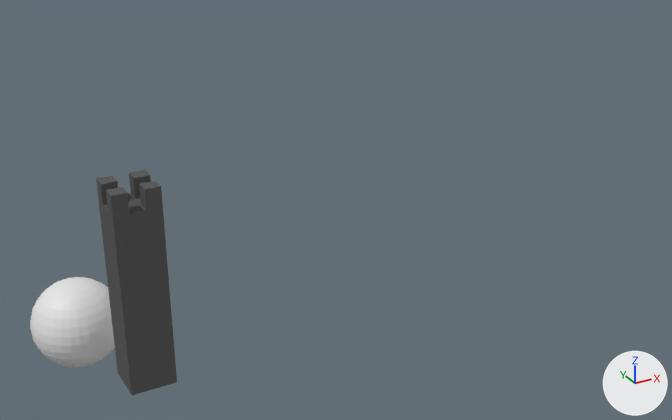
Renders of the Blender file Procedural-Generation/Assets/Blender/Buildings.blend from each side of a commit.
Both versions are drawn from a 50 mm camera at (-4.45, -16.26, 11.0) aimed at (4.79, 0.55, 2.59). Lighting does not change. The marker at lower right points along +X, +Y and +Z.

In view in the first picture: 'Sphere', 'Wall'.
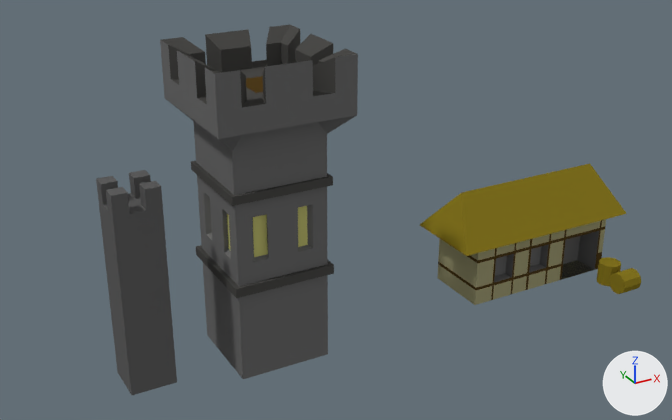
The newer file is also turned or shifted as a whole; pictures and numbers use the older file's frame.

Diff of the bpy script that builds the scene:
```diff
--- a/Procedural-Generation/Assets/Blender/Buildings.blend.py
+++ b/Procedural-Generation/Assets/Blender/Buildings.blend.py
@@ mat_window @@
+mat_window = diffuse_material('Window')
+mat_window.base_color = (0.56, 0.546, 0.178)  # yellow #c5c375
@@ mat_keepmain @@
+mat_keepmain = diffuse_material('KeepMain')
+mat_keepmain.base_color = (0.147, 0.147, 0.147)  # dark grey #6b6b6b
@@ mat_keepbeam @@
+mat_keepbeam = diffuse_material('KeepBeam')
+mat_keepbeam.base_color = (0.07, 0.0687, 0.0648)  # dark grey #4b4a48
@@ mat_wood @@
+mat_wood = diffuse_material('Wood')
+mat_wood.base_color = (0.0766, 0.0438, 0.0109)  # brown #4e3b1b
@@ mat_thatch @@
+mat_thatch = diffuse_material('Thatch')
+mat_thatch.base_color = (0.24, 0.183, 0.0148)  # yellow #867720
@@ mat_whitewash @@
+mat_whitewash = diffuse_material('WhiteWash')
+mat_whitewash.base_color = (0.351, 0.336, 0.183)  # beige #a09d77
@@ mat_buildinginside @@
+mat_buildinginside = diffuse_material('BuildingInside')
+mat_buildinginside.base_color = (0.157, 0.157, 0.157)  # dark grey #6e6e6e
@@ me_cube_002 @@
+me_cube_002.from_pydata(...)  # 526 vertices, 524 faces; spans x -1.43..1.43, y -1.43..1.43, z 0.01..6.68
+# faces by material slot: [275, 230, 11, 8]
+me_cube_002.materials.append(mat_keepbeam)  # dark grey #4b4a48
+me_cube_002.materials.append(mat_keepmain)  # dark grey #6b6b6b
+me_cube_002.materials.append(mat_wood)  # brown #4e3b1b
+me_cube_002.materials.append(mat_window)  # yellow #c5c375
@@ me_cube_003 @@
+me_cube_003.from_pydata(...)  # 266 vertices, 249 faces; spans x -1.24..1.24, y -2.83..1.24, z -0.01..2.66
+# faces by material slot: [120, 21, 56, 52]
+me_cube_003.materials.append(mat_wood)  # brown #4e3b1b
+me_cube_003.materials.append(mat_buildinginside)  # dark grey #6e6e6e
+me_cube_003.materials.append(mat_whitewash)  # beige #a09d77
+me_cube_003.materials.append(mat_thatch)  # yellow #867720
@@ ob_sphere @@
-ob_sphere = bpy.data.objects.new('Sphere', me_sphere)
-ob_sphere.location = (-0.81, 2.3, 0.39)
@@ ob_keep @@
+ob_keep = bpy.data.objects.new('Keep', me_cube_002)
+ob_keep.location = (2.72, -0.03, 0.0)
@@ ob_farmhouse @@
+ob_farmhouse = bpy.data.objects.new('FarmHouse', me_cube_003)
+ob_farmhouse.location = (9.8, -0.03, 0.0)
+ob_farmhouse.scale = (1.99, 0.782, 0.985)
```

Location of each change, (x1, y1, x2, y2) in pixels of the pictures (672 x 420 px):
'Keep', added
    after: (160, 25, 358, 379)
    faces in mat_keepmain (dark grey #6b6b6b): (160, 40, 358, 379)
    faces in mat_keepbeam (dark grey #4b4a48): (161, 25, 357, 298)
    faces in mat_window (yellow #c5c375): (227, 206, 308, 257)
    faces in mat_wood (brown #4e3b1b): (246, 76, 263, 93)
'FarmHouse', added (yellow)
    after: (420, 164, 641, 305)
    faces in mat_thatch (yellow #867720): (420, 164, 641, 294)
    faces in mat_whitewash (beige #a09d76): (437, 219, 606, 305)
    faces in mat_buildinginside (dark grey #6e6e6e): (494, 231, 599, 282)
    faces in mat_wood (brown #4e3b1b): (438, 220, 605, 300)
'Sphere', deleted
    before: (30, 277, 115, 367)
